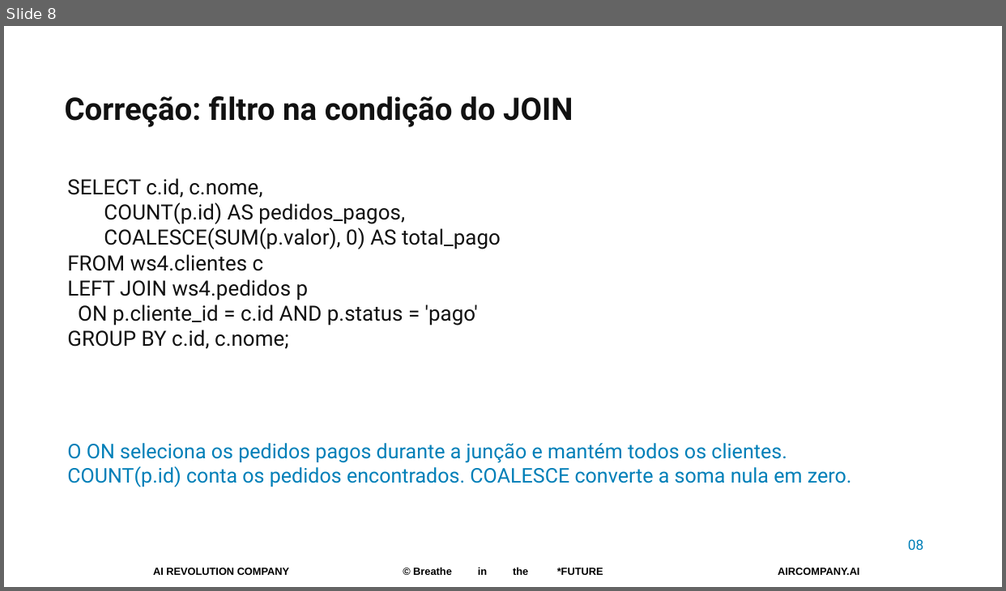
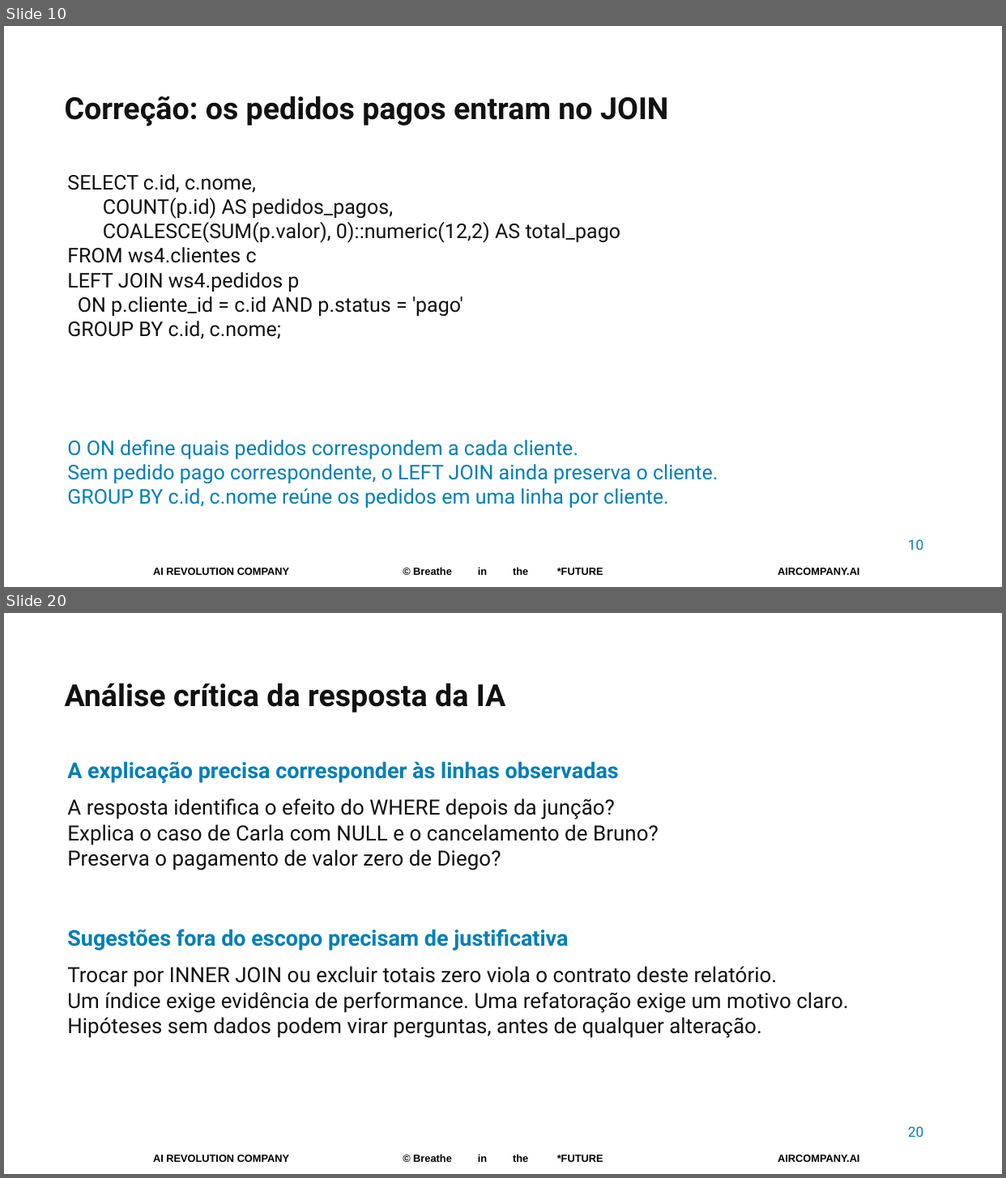
Before and after one commit to pedropalmieri/workshop4-pr-sql-ia, a slide deck: materiais/Workshop4-19nov2026.pptx. Shown one above the other, each under a label of ours: slide 8 before the commit, slides 10 and 20 after it; the slides between them are not shown. The pictures are 1006x591 and 1006x1178 pixels, drawn with LibreOffice and Linux fonts; fonts in the diff are those of the drawing; background and template pictures are left out. Boxes give left, top, right and bottom in pixels: in the first picture for what was removed or moved away, otherwise in the second. Text is boxed around its words. In the diff, an @@ line names an element or a change of style, - is before the commit and + after.

Commit message:
Amplia teoria do caso, SQL, performance e contexto para IA

```diff
--- a/materiais/Workshop4-19nov2026.pptx
+++ b/materiais/Workshop4-19nov2026.pptx
@@ slide 20 added at (4, 613, 1002, 1174), background #FFFFFF; not listed: 3 template elements that a slide beside it also shows @@
@@ text added at (65, 683, 506, 713), 29.2 pt, text #111111, bold @@
+Análise crítica da resposta da IA
@@ text added at (67, 761, 619, 783), 21 pt, text #007FB8, bold @@
+A explicação precisa corresponder às linhas observadas
@@ text added at (67, 798, 658, 871), 20.2 pt, text #111111 @@
+A resposta identifica o efeito do WHERE depois da junção?
+Explica o caso de Carla com NULL e o cancelamento de Bruno?
+Preserva o pagamento de valor zero de Diego?
@@ text added at (67, 929, 568, 951), 21 pt, text #007FB8, bold @@
+Sugestões fora do escopo precisam de justificativa
@@ text added at (67, 966, 848, 1038), 20.2 pt, text #111111 @@
+Trocar por INNER JOIN ou excluir totais zero viola o contrato deste relatório.
+Um índice exige evidência de performance. Uma refatoração exige um motivo claro.
+Hipóteses sem dados podem virar perguntas, antes de qualquer alteração.
@@ text added at (908, 1127, 923, 1137), 13.5 pt, text #007FB8 @@
+20
@@ what was slide 8 is now slide 10 @@
@@ slide 10 changed as well @@
@@ text at (65, 96, 668, 126): text changed; size 30 to 29.2 pt @@
-Correção: filtro na condição do JOIN
+Correção: os pedidos pagos entram no JOIN
@@ text at (67, 174, 463, 339): size 20.2 to 19.5 pt in "SELECT c.id, c.nome,", "COUNT(p.id) AS pedidos_pagos,", "FROM ws4.clientes c", "LEFT JOIN ws4.pedidos p" and 2 more places @@
@@ text at (103, 222, 621, 243): text changed; size 20.2 to 19.5 pt @@
-COALESCE(SUM(p.valor), 0) AS total_pago
+COALESCE(SUM(p.valor), 0)::numeric(12,2) AS total_pago
@@ text removed at (67, 443, 852, 488) @@
-O ON seleciona os pedidos pagos durante a junção e mantém todos os clientes.
-COUNT(p.id) conta os pedidos encontrados. COALESCE converte a soma nula em zero.
@@ text added at (67, 440, 718, 508), 19.5 pt, text #007FB8 @@
+O ON define quais pedidos correspondem a cada cliente.
+Sem pedido pago correspondente, o LEFT JOIN ainda preserva o cliente.
+GROUP BY c.id, c.nome reúne os pedidos em uma linha por cliente.
@@ text at (908, 540, 923, 550): text changed @@
-08
+10
```
Also in this commit, not shown: 2 other slides changed, 19 other slides added, 11 slides removed.
